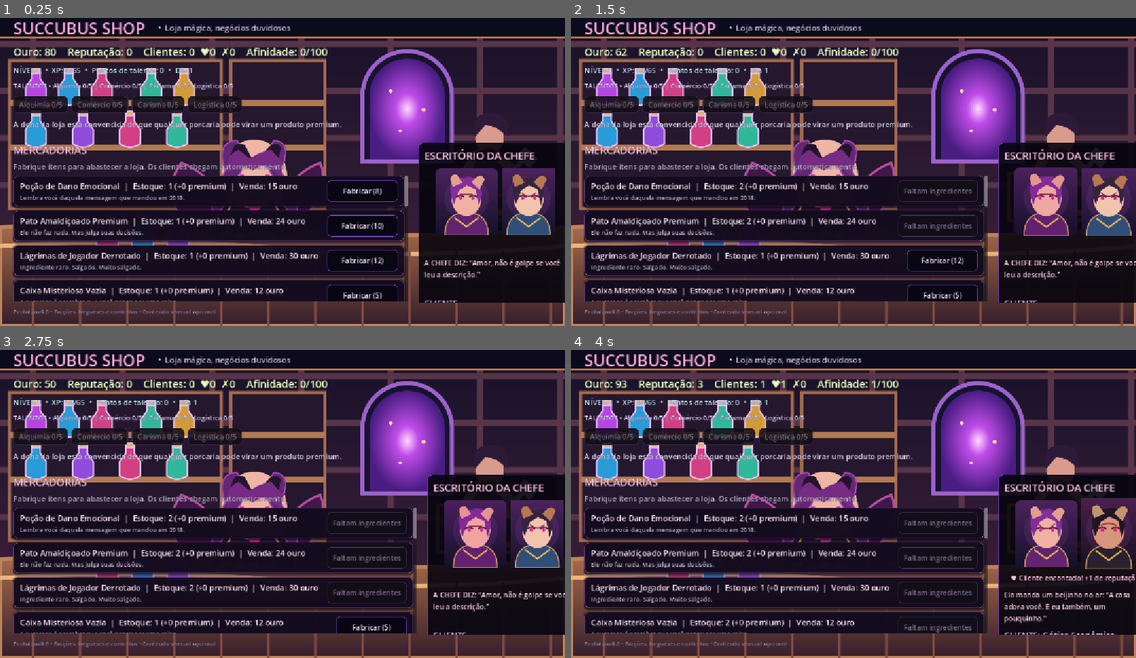
Above: before the commit, frames 1-4 (two rows, left to right).
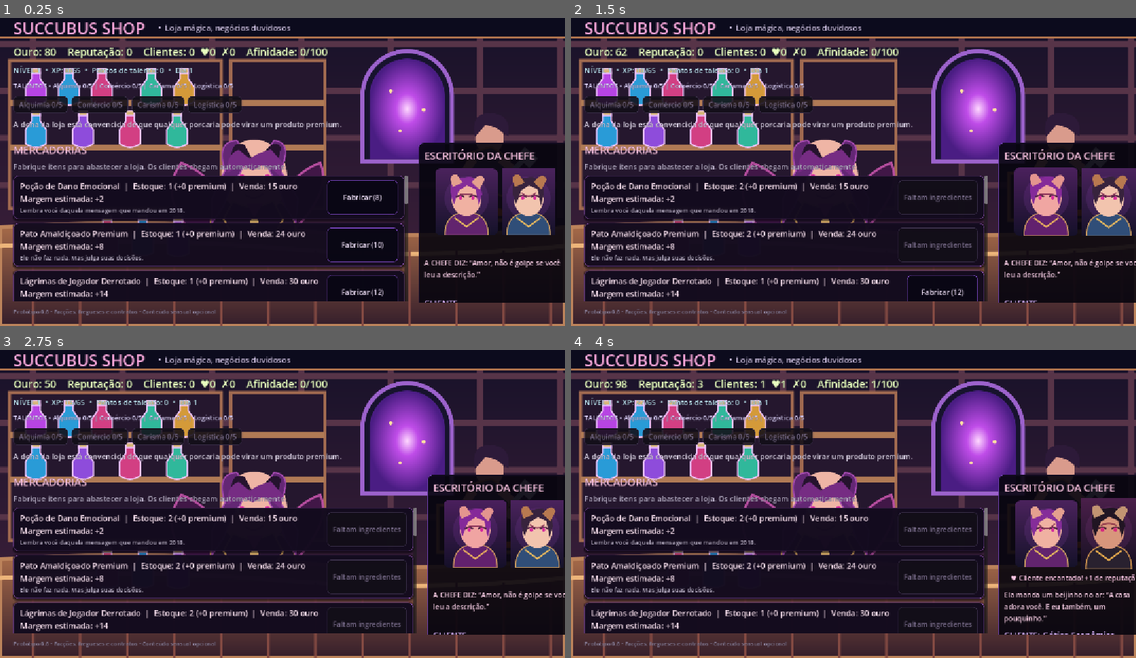
Above: after the commit, the same moments.

Repository: GMGuimaraes/succubus-shop
Game: Godot game, scene res://main.tscn
Same seed, same stepped clock (60 frames per second), same inputs: the game is played once before the commit and once after it.
Inputs (mouse positions are in pixels of both pictures, inside the frame that each line leads up to):
- Up to frame 1 (0.25 s): no input
- Up to frame 2 (1.5 s): click "Fabricar (8)" at 0.5 s; click "Fabricar (10)" at 1.25 s
- Up to frame 3 (2.75 s): click "Fabricar (12)" at 2 s
- Up to frame 4 (4 s): click (943, 627) at 2.75 s, where only the run before the commit has a clickable "Fabricar (5)"

The runs differ from the first frame. In frame 1, 9.1% of the frame differs, in the area x 2-73%, y 54-92%; in frame 2, 9.1%; in frame 3, 9.0%; in frame 4, 9.0%.

Commit message:
Show estimated product margins in shop UI

Diff:
--- a/main.gd
+++ b/main.gd
@@ -586,6 +586,16 @@
 	var recipe: Dictionary = item.get("ingredients", {})
 	for ingredient_id in recipe.keys():
 		ingredient_stock[ingredient_id] = int(ingredient_stock.get(ingredient_id, 0)) - int(recipe[ingredient_id])
+
+## Estimativa conservadora: preço de venda base menos custo de fabricação e
+## preço atual de reposição dos ingredientes da receita.
+func _estimated_margin(item: Dictionary) -> int:
+	var craft_cost := maxi(1, int(round(float(item["cost"]) * (1.0 - 0.05 * alchemy_rank))))
+	var ingredient_cost := 0
+	var recipe: Dictionary = item.get("ingredients", {})
+	for ingredient_id in recipe.keys():
+		ingredient_cost += _ingredient_price(str(ingredient_id)) * int(recipe[ingredient_id])
+	return int(item["price"]) - craft_cost - ingredient_cost
 
 func _ingredient_price(ingredient_id: String) -> int:
 	var base := Ingredients.price_for_day(ingredient_id, shop_day)
@@ -1030,7 +1040,12 @@
 		var required_level: int = int(item.get("required_level", 1))
 		var premium_count := int(premium_stock.get(str(item["name"]), 0))
 		var demand_marker := "  ✦ EM ALTA" if i == _demand_index() else ""
-		product_labels[i].text = "%s%s  |  Estoque: %d (+%d premium)  |  Venda: %d ouro%s" % ["" if unlocked else "🔒 ", item["name"], item["stock"], premium_count, item["price"], demand_marker] if unlocked else "%s  |  Desbloqueia no nível %d" % [item["name"], required_level]
+		if unlocked:
+			var margin := _estimated_margin(item)
+			var margin_label := "Margem estimada: +%d" % margin if margin >= 0 else "Margem estimada: %d" % margin
+			product_labels[i].text = "%s  |  Estoque: %d (+%d premium)  |  Venda: %d ouro%s\n%s" % [item["name"], item["stock"], premium_count, item["price"], demand_marker, margin_label]
+		else:
+			product_labels[i].text = "🔒 %s  |  Desbloqueia no nível %d" % [item["name"], required_level]
 		var craft_cost := maxi(1, int(round(float(item["cost"]) * (1.0 - 0.05 * alchemy_rank))))
 		var missing_ingredients: Array[String] = []
 		if unlocked:
